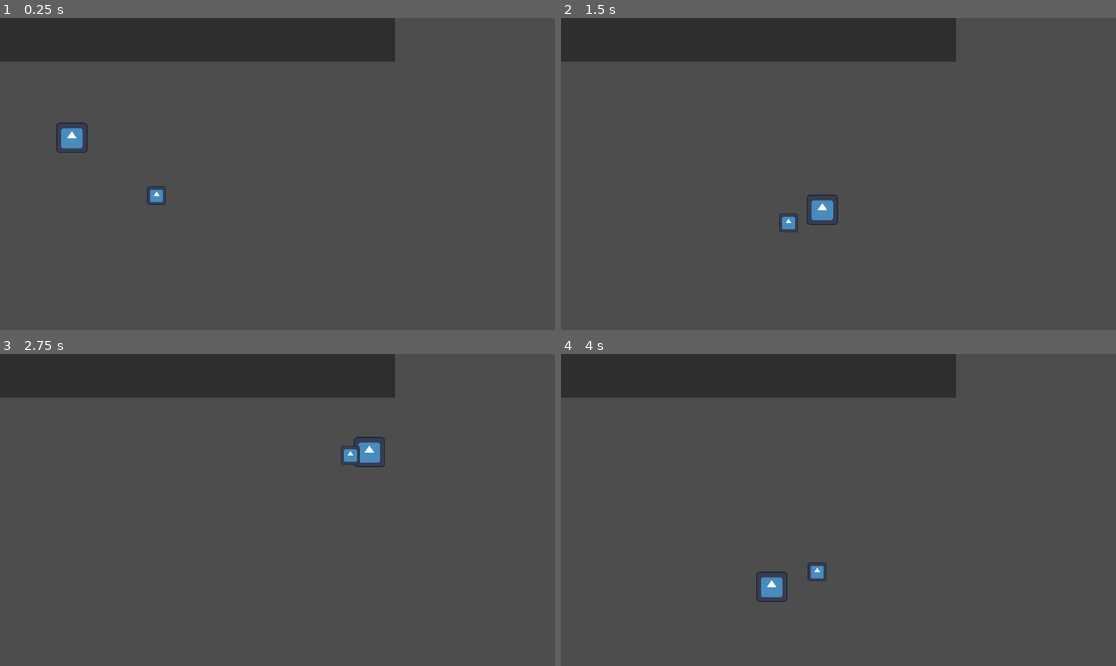
Above: before the commit, frames 1-4 (two rows, left to right).
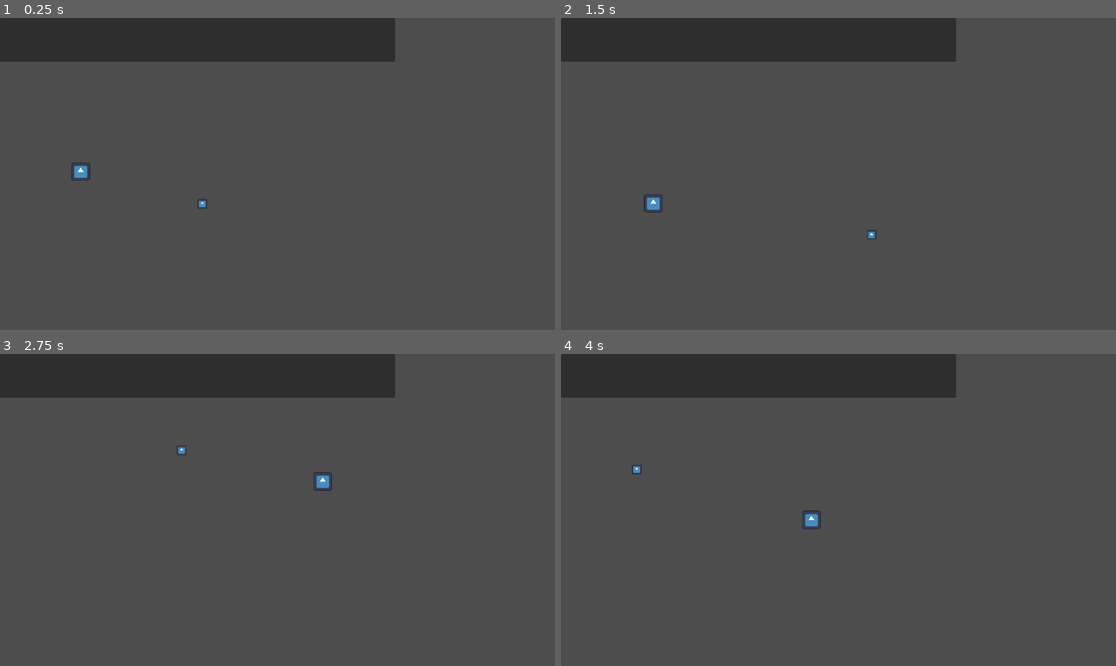
Above: after the commit, the same moments.

Repository: HalfdanBrage/nordicGame
Game: Godot game, scene res://Levels/test-level-0.tscn
The game is run twice, just before and just after one commit, with the same random seed, the same clock (stepped at 60 frames per second) and the same inputs. The engine's default icon, where the game draws it, is replaced by a stand-in: a white triangle on a blue panel in a dark square.
Inputs:
- Up to frame 1 (0.25 s): no input
- Up to frame 2 (1.5 s): tap Space (shoot) at 0.6, 1.35 s
- Up to frame 3 (2.75 s): tap Space (shoot) at 2.1 s
- Up to frame 4 (4 s): tap Space (shoot) at 2.85, 3.6 s

The runs differ from the first frame. In frame 1, 0.6% of the frame differs, in the area x 10-38%, y 33-62%; in frame 2, 0.6%; in frame 3, 0.6%; in frame 4, 0.6%.

Commit message:
Added swapping

Diff:
--- a/Entities/Bullet/Bullet.tscn
+++ /dev/null
@@ -1,18 +0,0 @@
-[gd_scene load_steps=4 format=3 uid="uid://dan4nbcvh67tm"]
-
-[ext_resource type="Script" path="res://Entities/Bullet/Bullet.gd" id="1_2f2sj"]
-[ext_resource type="Texture2D" uid="uid://bnfcc2ttwo4yc" path="res://icon.svg" id="2_p8rhq"]
-
-[sub_resource type="RectangleShape2D" id="RectangleShape2D_8jrqs"]
-size = Vector2(64, 63)
-
-[node name="AnimatableBody2D" type="AnimatableBody2D"]
-position = Vector2(157, 181)
-script = ExtResource("1_2f2sj")
-
-[node name="Icon" type="Sprite2D" parent="."]
-scale = Vector2(0.507812, 0.492188)
-texture = ExtResource("2_p8rhq")
-
-[node name="CollisionShape2D" type="CollisionShape2D" parent="."]
-shape = SubResource("RectangleShape2D_8jrqs")
--- a/Entities/Bullet/Bullet.gd
+++ b/Entities/Bullet/bullet.gd
@@ -1,7 +1,6 @@
-extends AnimatableBody2D
+extends CharacterBody2D
 
-
-var velocity: Vector2 = Vector2(-5, 5)
+var directionSpeed: Vector2 = Vector2(-5, 5)
 
 func _ready():
 	Levelmanager._bullet = self
@@ -9,10 +8,10 @@
 # Called every frame. 'delta' is the elapsed time since the previous frame.
 func _physics_process(delta):
 
-	var collision = move_and_collide(velocity)
+	var collision = move_and_collide(directionSpeed)
 
 	if collision != null:
-		velocity = get_vector_reflection(velocity, collision.get_normal())
+		directionSpeed = get_vector_reflection(directionSpeed, collision.get_normal())
 
 func get_vector_reflection(vector: Vector2, normal: Vector2) -> Vector2:
 	return vector - 2 * vector.dot(normal) * normal
--- /dev/null
+++ b/Entities/Bullet/bullet.tscn
@@ -0,0 +1,31 @@
+[gd_scene load_steps=5 format=3 uid="uid://njnq4dq63gh6"]
+
+[ext_resource type="Texture2D" uid="uid://bnfcc2ttwo4yc" path="res://icon.svg" id="1_kil4k"]
+[ext_resource type="Script" path="res://Entities/Bullet/bullet.gd" id="1_sgqyk"]
+
+[sub_resource type="SpriteFrames" id="SpriteFrames_ajlkv"]
+animations = [{
+"frames": [{
+"duration": 1.0,
+"texture": ExtResource("1_kil4k")
+}],
+"loop": true,
+"name": &"default",
+"speed": 5.0
+}]
+
+[sub_resource type="RectangleShape2D" id="RectangleShape2D_0h7gs"]
+size = Vector2(128.333, 130)
+
+[node name="Bullet" type="CharacterBody2D"]
+script = ExtResource("1_sgqyk")
+
+[node name="AnimatedSprite2D" type="AnimatedSprite2D" parent="."]
+position = Vector2(-1, 0)
+scale = Vector2(0.6, 0.6)
+sprite_frames = SubResource("SpriteFrames_ajlkv")
+
+[node name="CollisionShape2D" type="CollisionShape2D" parent="."]
+position = Vector2(-1.5, 5.96046e-07)
+scale = Vector2(0.6, 0.6)
+shape = SubResource("RectangleShape2D_0h7gs")
--- a/Entities/Player/Player.tscn
+++ /dev/null
@@ -1,20 +0,0 @@
-[gd_scene load_steps=4 format=3 uid="uid://caoypaifro37e"]
-
-[ext_resource type="Script" path="res://Entities/Player/player.gd" id="1_lhih2"]
-[ext_resource type="Texture2D" uid="uid://bnfcc2ttwo4yc" path="res://icon.svg" id="2_vmm1q"]
-
-[sub_resource type="RectangleShape2D" id="RectangleShape2D_min50"]
-size = Vector2(12, 12)
-
-[node name="Player" type="AnimatableBody2D"]
-scale = Vector2(3, 3)
-script = ExtResource("1_lhih2")
-
-[node name="Icon" type="Sprite2D" parent="."]
-position = Vector2(0, -1)
-scale = Vector2(0.101562, 0.101562)
-texture = ExtResource("2_vmm1q")
-
-[node name="CollisionShape2D" type="CollisionShape2D" parent="."]
-position = Vector2(0, -1)
-shape = SubResource("RectangleShape2D_min50")
--- a/Entities/Player/player.gd
+++ b/Entities/Player/player.gd
@@ -1,13 +1,14 @@
-extends AnimatableBody2D
-
+extends CharacterBody2D
 
 func _ready():
 	Levelmanager._player = self
+	Levelmanager.add_exception_body(self)
 
 func _input(event):
 	if Input.is_action_just_pressed("shoot"):
 		#position = Levelmanager._bullet.position
 		swap_positions(self, Levelmanager._bullet)
+		Levelmanager.just_swapped = true
 
 func swap_positions(node_1: Node2D, node_2: Node2D):
 	print(": ", node_1.position, " - ", node_2.position)
@@ -17,3 +18,14 @@
 	node_2.position = tmp
 
 	print(": ", node_1.position, " - ", node_2.position)
+
+
+func _on_bullet_enter_body_entered(body):
+	if body.name == "Bullet" && Levelmanager.just_swapped == false:
+		queue_free()
+
+
+
+func _on_bullet_enter_body_exited(body):
+	if body.name == "Bullet":
+		Levelmanager.just_swapped = false
--- /dev/null
+++ b/Entities/Player/player.tscn
@@ -0,0 +1,38 @@
+[gd_scene load_steps=6 format=3 uid="uid://dbpvb8lcwdvof"]
+
+[ext_resource type="Texture2D" uid="uid://bnfcc2ttwo4yc" path="res://icon.svg" id="1_6n4pr"]
+[ext_resource type="Script" path="res://Entities/Player/player.gd" id="1_iue56"]
+
+[sub_resource type="SpriteFrames" id="SpriteFrames_pe4d0"]
+animations = [{
+"frames": [{
+"duration": 1.0,
+"texture": ExtResource("1_6n4pr")
+}],
+"loop": true,
+"name": &"default",
+"speed": 5.0
+}]
+
+[sub_resource type="RectangleShape2D" id="RectangleShape2D_nw248"]
+
+[sub_resource type="RectangleShape2D" id="RectangleShape2D_rf6l3"]
+
+[node name="Player" type="CharacterBody2D"]
+script = ExtResource("1_iue56")
+
+[node name="AnimatedSprite2D" type="AnimatedSprite2D" parent="."]
+position = Vector2(-2.38419e-07, 4.76837e-07)
+scale = Vector2(0.15625, 0.15625)
+sprite_frames = SubResource("SpriteFrames_pe4d0")
+
+[node name="CollisionShape2D" type="CollisionShape2D" parent="."]
+shape = SubResource("RectangleShape2D_nw248")
+
+[node name="BulletEnter" type="Area2D" parent="."]
+
+[node name="CollisionShape2D" type="CollisionShape2D" parent="BulletEnter"]
+shape = SubResource("RectangleShape2D_rf6l3")
+
+[connection signal="body_entered" from="BulletEnter" to="." method="_on_bullet_enter_body_entered"]
+[connection signal="body_exited" from="BulletEnter" to="." method="_on_bullet_enter_body_exited"]
--- a/Levels/test-level-0.tscn
+++ b/Levels/test-level-0.tscn
@@ -1,7 +1,7 @@
 [gd_scene load_steps=7 format=3 uid="uid://bi4dpqmr6fykn"]
 
-[ext_resource type="PackedScene" uid="uid://dan4nbcvh67tm" path="res://Entities/Bullet/Bullet.tscn" id="1_f36l1"]
-[ext_resource type="PackedScene" uid="uid://caoypaifro37e" path="res://Entities/Player/Player.tscn" id="2_7c5oo"]
+[ext_resource type="PackedScene" uid="uid://dbpvb8lcwdvof" path="res://Entities/Player/player.tscn" id="2_k5le6"]
+[ext_resource type="PackedScene" uid="uid://njnq4dq63gh6" path="res://Entities/Bullet/bullet.tscn" id="2_witry"]
 
 [sub_resource type="RectangleShape2D" id="RectangleShape2D_s7y50"]
 size = Vector2(679.5, 58)
@@ -35,11 +35,13 @@
 position = Vector2(424.438, 55)
 shape = SubResource("RectangleShape2D_3x5e2")
 
-[node name="Bullet2" parent="." instance=ExtResource("1_f36l1")]
-
 [node name="Panel" type="Panel" parent="."]
 offset_right = 820.0
 offset_bottom = 91.0
 
-[node name="Player" parent="." instance=ExtResource("2_7c5oo")]
-position = Vector2(325, 372)
+[node name="Bullet" parent="." instance=ExtResource("2_witry")]
+position = Vector2(243, 244)
+scale = Vector2(0.5, 0.5)
+
+[node name="Player" parent="." instance=ExtResource("2_k5le6")]
+position = Vector2(420, 386)
--- a/singletons/levelmanager.gd
+++ b/singletons/levelmanager.gd
@@ -1,5 +1,12 @@
 extends Node
 
 
-var _bullet
-var _player
+var _bullet: CharacterBody2D
+var _player: CharacterBody2D
+
+# Keep track of if the body just swapped
+var just_swapped = false
+
+func add_exception_body(node: Node2D):
+	if _bullet != null:
+		_bullet.add_collision_exception_with(node)
